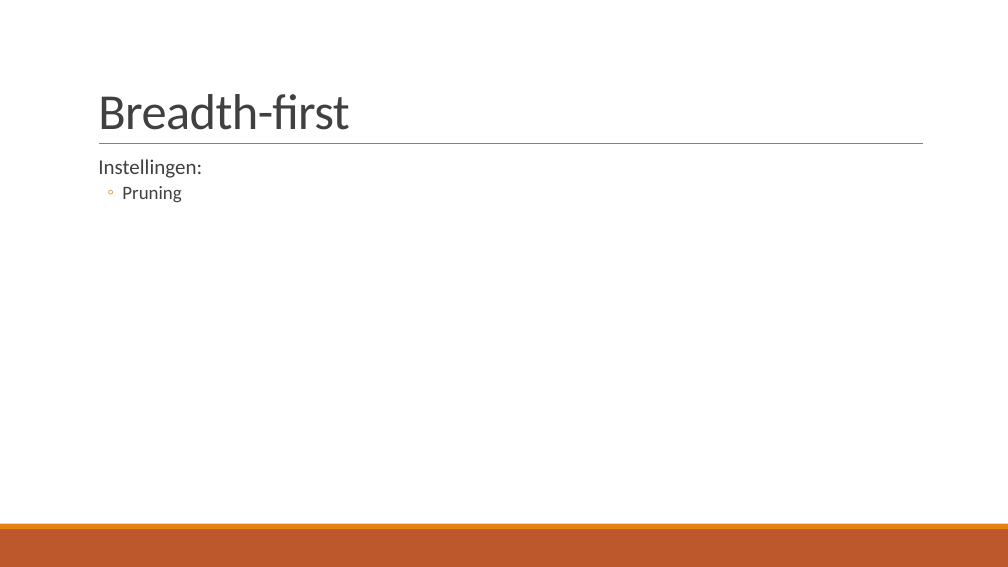
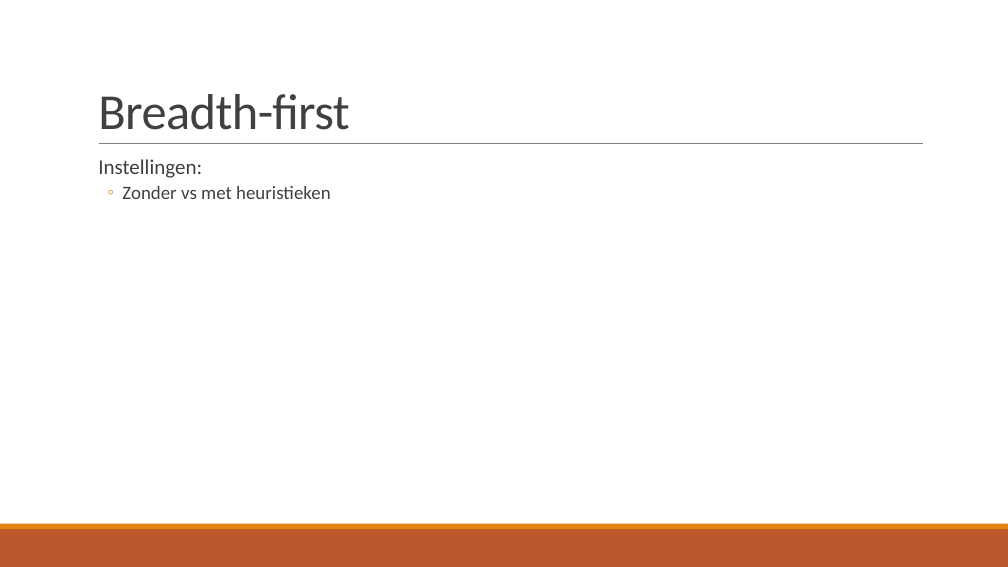
Before and after one commit to LunarLite/Proteasen, a slide deck: slide 10 of Presentations/Proteasen - week 1.pptx. Drawn at 1008x567 pixels with LibreOffice and Linux fonts; fonts in the diff are those of the drawing. Boxes give left, top, right and bottom in pixels: in the first picture for what was removed or moved away, otherwise in the second. Text is boxed around its words. In the diff, an @@ line names an element or a change of style, - is before the commit and + after.

```diff
--- a/Presentations/Proteasen - week 1.pptx
+++ b/Presentations/Proteasen - week 1.pptx
@@ text at bbox=[122, 186, 331, 199]: text changed @@
-  ◦ Pruning
+  ◦ Zonder vs met heuristieken
```
Also in this commit, not shown: 2 other slides changed.
